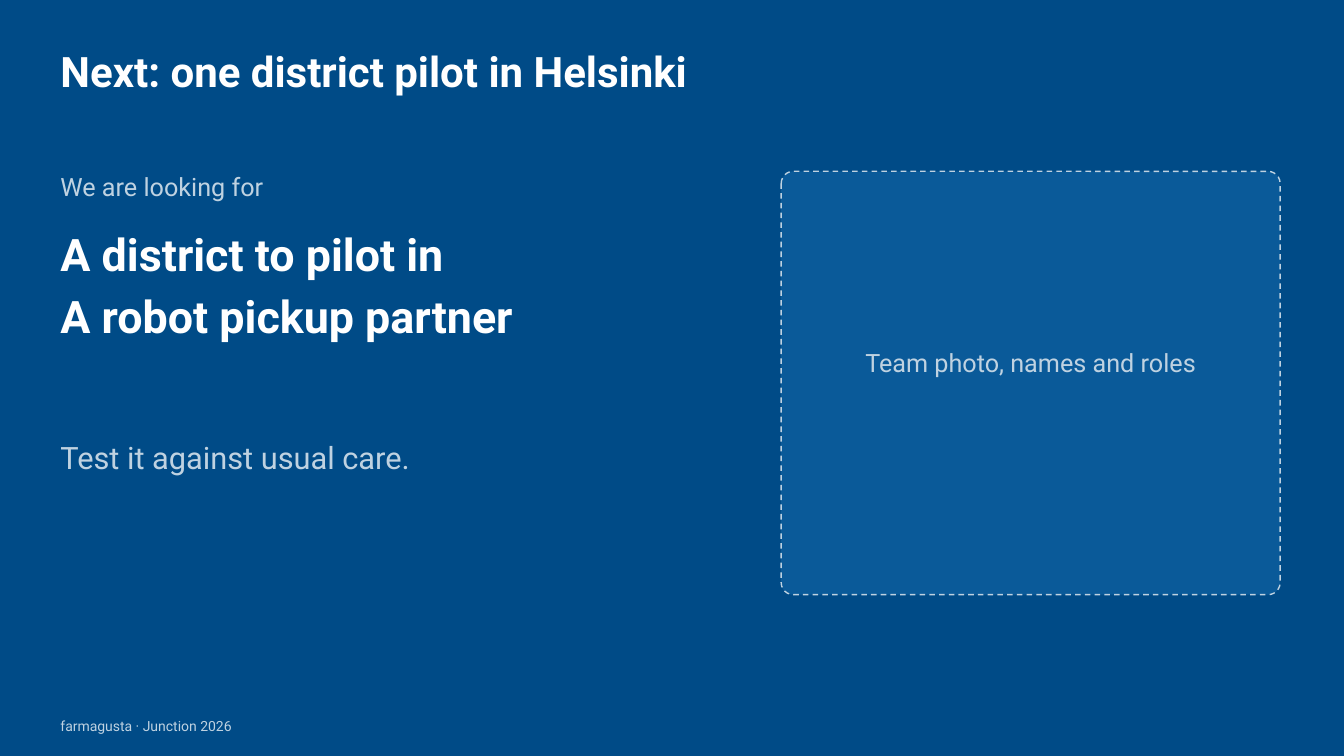
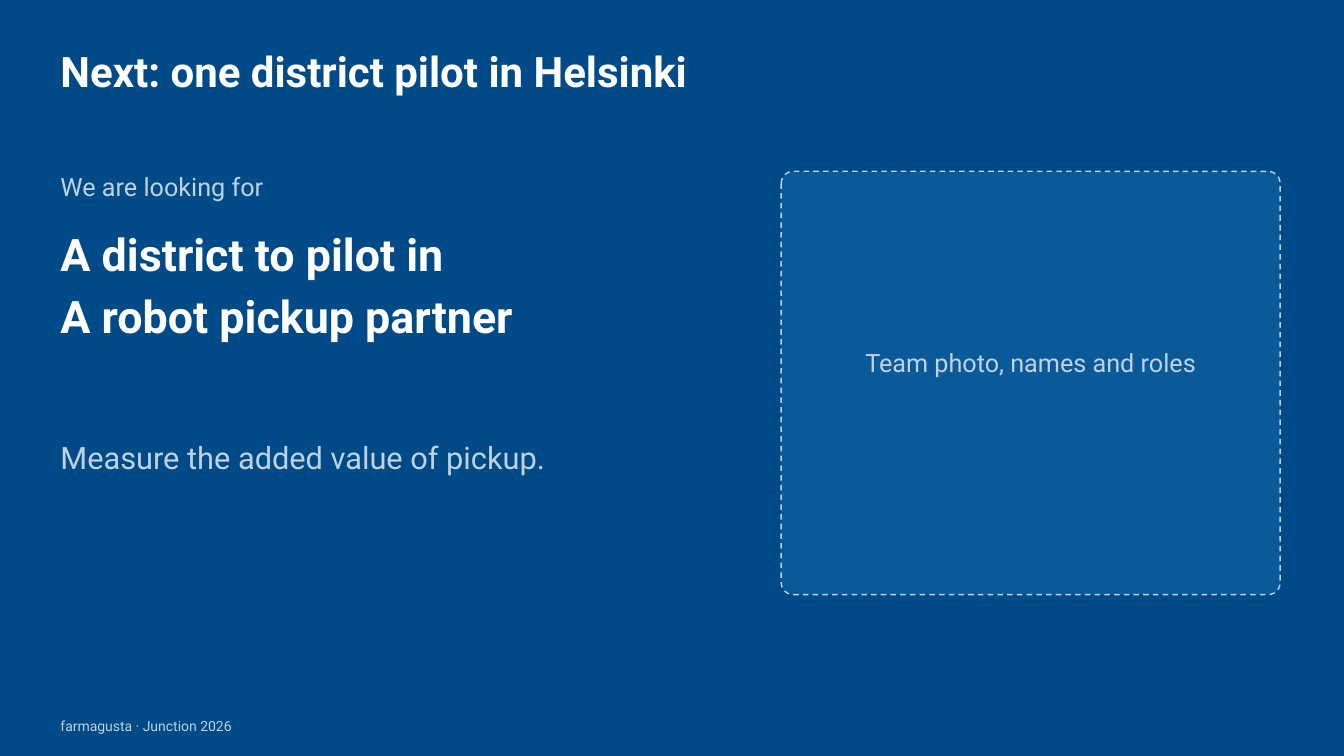
Before and after one commit to rromppanen/junction26, a slide deck: slide 15 of docs/pitch/farmagusta-screening-attendance.pptx (slide 12 before the commit). Drawn at 1344x756 pixels with LibreOffice and Linux fonts; fonts in the diff are those of the drawing. Boxes give left, top, right and bottom in pixels: in the first picture for what was removed or moved away, otherwise in the second. Text is boxed around its words. In the diff, an @@ line names an element or a change of style, - is before the commit and + after.

Commit message:
Clarify pickup value and add Starship fleet economics to pitch

```diff
--- a/docs/pitch/farmagusta-screening-attendance.pptx
+++ b/docs/pitch/farmagusta-screening-attendance.pptx
@@ text at box(60, 445, 545, 476): text changed @@
-Test it against usual care.
+Measure the added value of pickup.
```
Also in this commit, not shown: 3 other slides changed, 4 slides added, 2 slides removed.
